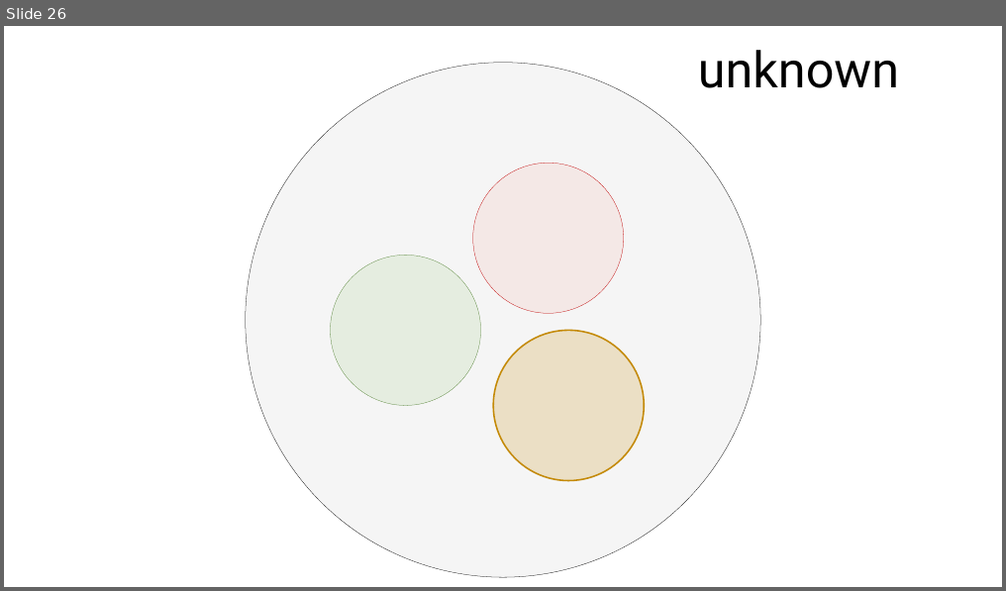
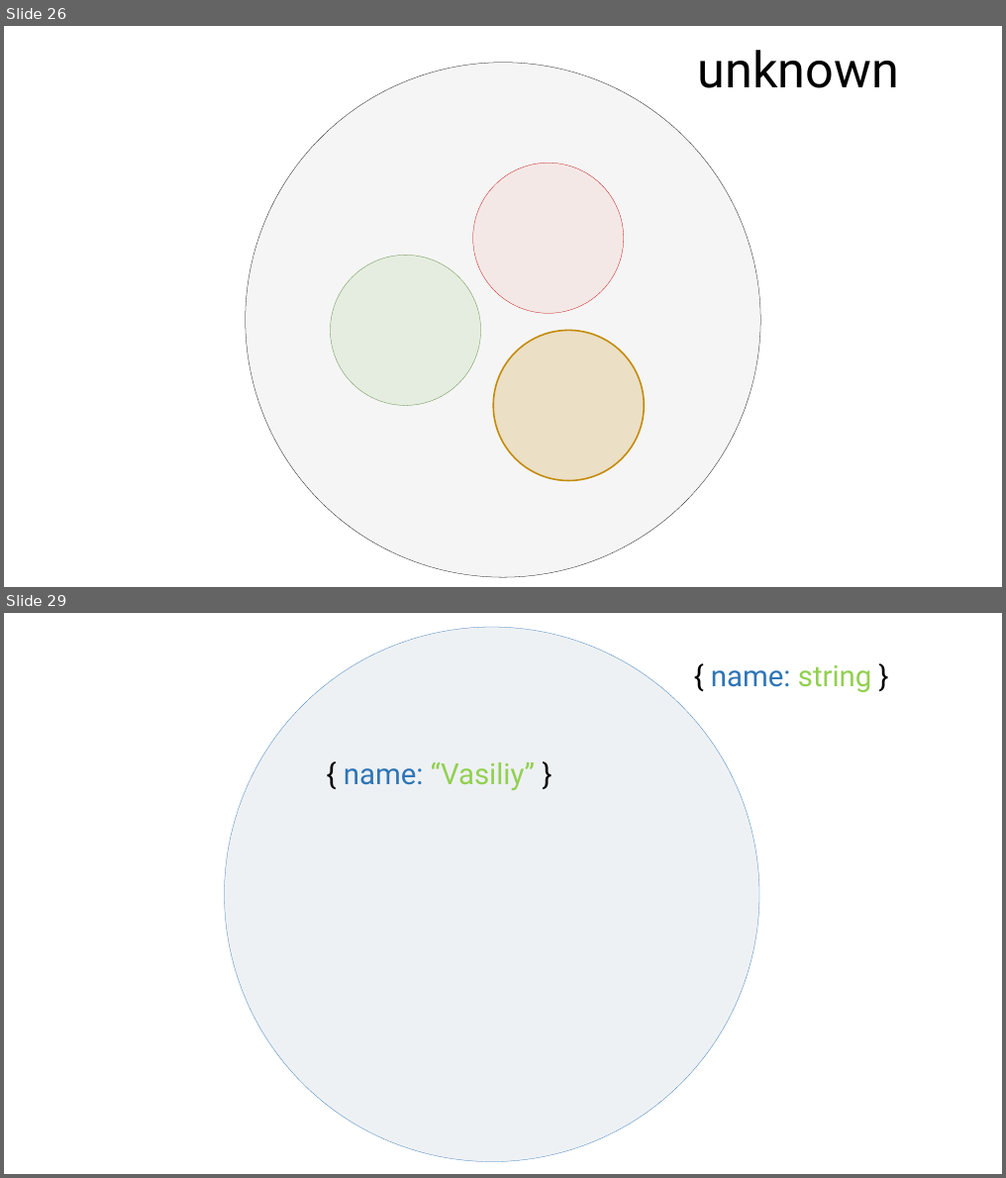
Before and after one commit to rkhaimov/brain-gym, a slide deck: Презентация.pptx. Shown one above the other, each under a label of ours: slide 26 before the commit, slides 26 and 29 after it; the slides between them are not shown. The pictures are 1006x591 and 1006x1178 pixels, drawn with LibreOffice and Linux fonts; fonts in the diff are those of the drawing. Boxes give left, top, right and bottom in pixels: in the first picture for what was removed or moved away, otherwise in the second. Text is boxed around its words. In the diff, an @@ line names an element or a change of style, - is before the commit and + after.

```diff
--- a/Презентация.pptx
+++ b/Презентация.pptx
@@ slide 29 added at box(4, 613, 1002, 1174), background #FFFFFF @@
@@ ellipse added at box(224, 627, 759, 1162), fill #ADB9CA at 20% opacity, outline #2E75B6 0.25 pt @@
@@ text added at box(711, 665, 872, 692), 28 pt, text #92D050 @@
+{ name: string }
@@ text added at box(344, 762, 535, 791), 28 pt, text #92D050 @@
+{ name: “Vasiliy” }
```
Also in this commit, not shown: 29 other slides added, 2 other files.
